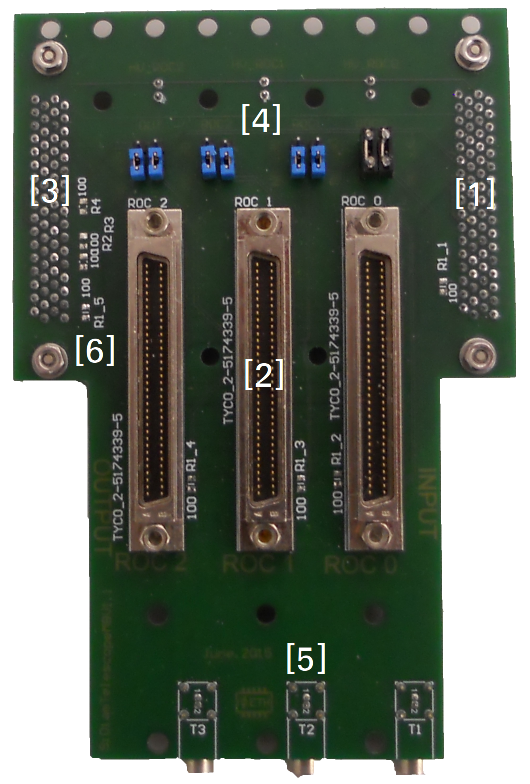
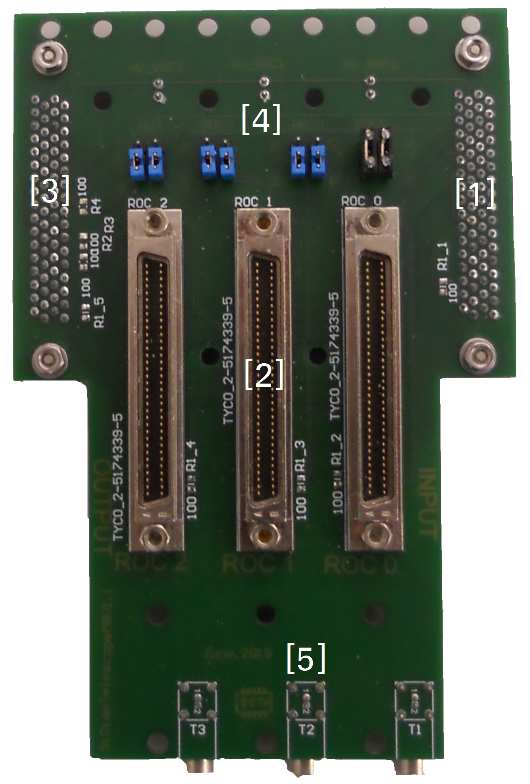
Two versions of the same layered image (530x784). Layer-by-layer changes:
painted on "Layer 2" over (31, 104, 495, 674)
